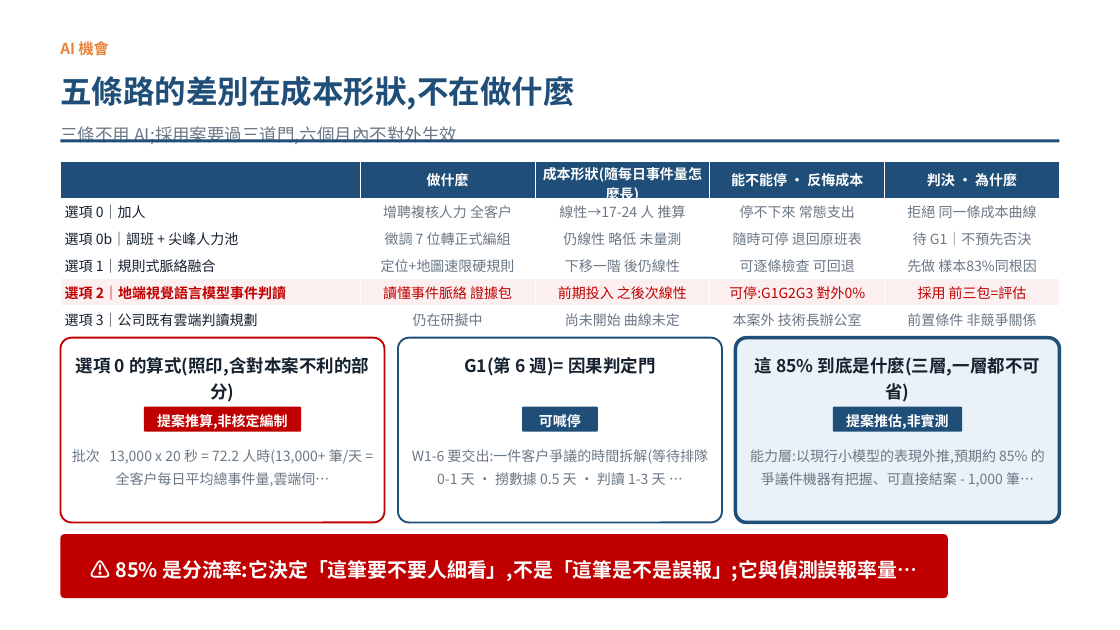
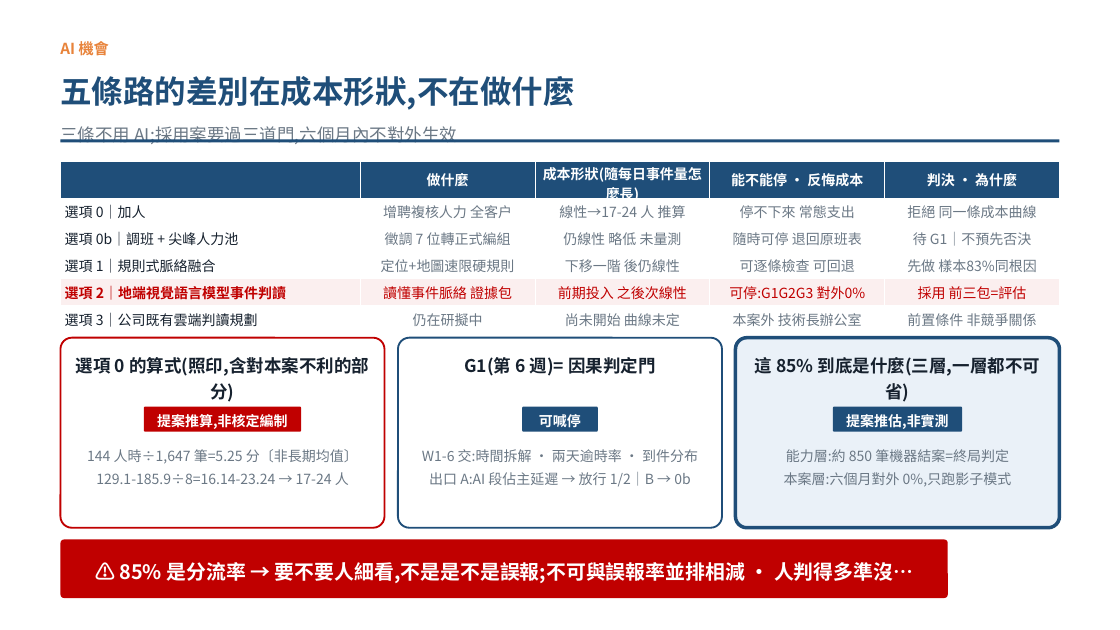
Before and after one commit to pokai-huang0828/UTS_workspace, a slide deck: slide 6 of Artificial Intelligence for Enterprises/Assessment3/Huang_26254793_421104_Assessment 3.pptx. Drawn at 1120x630 pixels with LibreOffice and Linux fonts; fonts in the diff are those of the drawing. Boxes give left, top, right and bottom in pixels: in the first picture for what was removed or moved away, otherwise in the second. Text is boxed around its words. In the diff, an @@ line names an element or a change of style, - is before the commit and + after.

```diff
--- a/Artificial Intelligence for Enterprises/Assessment3/Huang_26254793_421104_Assessment 3.pptx
+++ b/Artificial Intelligence for Enterprises/Assessment3/Huang_26254793_421104_Assessment 3.pptx
@@ rounded rectangle: place and size @@
-rounded rectangle at (60,338,385,523)
+rounded rectangle at (60,338,385,528)
@@ rounded rectangle: place and size @@
-rounded rectangle at (398,338,723,523)
+rounded rectangle at (398,338,723,528)
@@ rounded rectangle: place and size @@
-rounded rectangle at (736,338,1060,523)
+rounded rectangle at (736,338,1060,528)
@@ text at (87,449,358,485): text changed @@
-批次 13,000 x 20 秒 = 72.2 人時(13,000+ 筆/天 = 全客戶每日平均總事件量,雲端伺…
+144 人時÷1,647 筆=5.25 分〔非長期均值〕
+129.1-185.9÷8=16.14-23.24 → 17-24 人
@@ text at (422,449,698,487): text changed @@
-W1-6 要交出:一件客戶爭議的時間拆解(等待排隊 0-1 天 · 撈數據 0.5 天 · 判讀 1-3 天 …
+W1-6 交:時間拆解 · 兩天逾時率 · 到件分布
+出口 A:AI 段佔主延遲 → 放行 1/2｜B → 0b
@@ text at (784,449,1012,487): text changed @@
-能力層:以現行小模型的表現外推,預期約 85% 的爭議件機器有把握、可直接結案 - 1,000 筆…
+能力層:約 850 筆機器結案=終局判定
+本案層:六個月對外 0%,只跑影子模式
@@ rounded rectangle: place and size @@
-rounded rectangle at (60,534,948,598)
+rounded rectangle at (60,539,948,598)
@@ text at (119,562,913,583): text changed @@
-⚠️ 85% 是分流率:它決定「這筆要不要人細看」,不是「這筆是不是誤報」;它與偵測誤報率量…
+⚠️ 85% 是分流率 → 要不要人細看,不是是不是誤報;不可與誤報率並排相減 · 人判得多準沒…
```
Also in this commit, not shown: 6 other slides changed, 2 other files.
